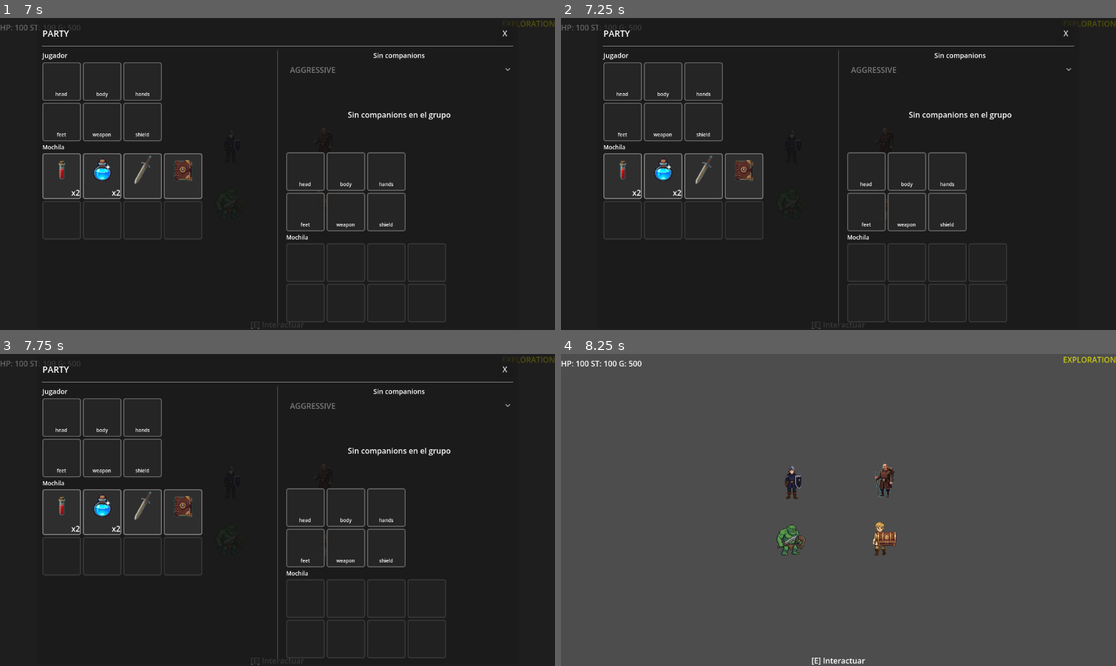
Above: before the commit, frames 1-4 (two rows, left to right).
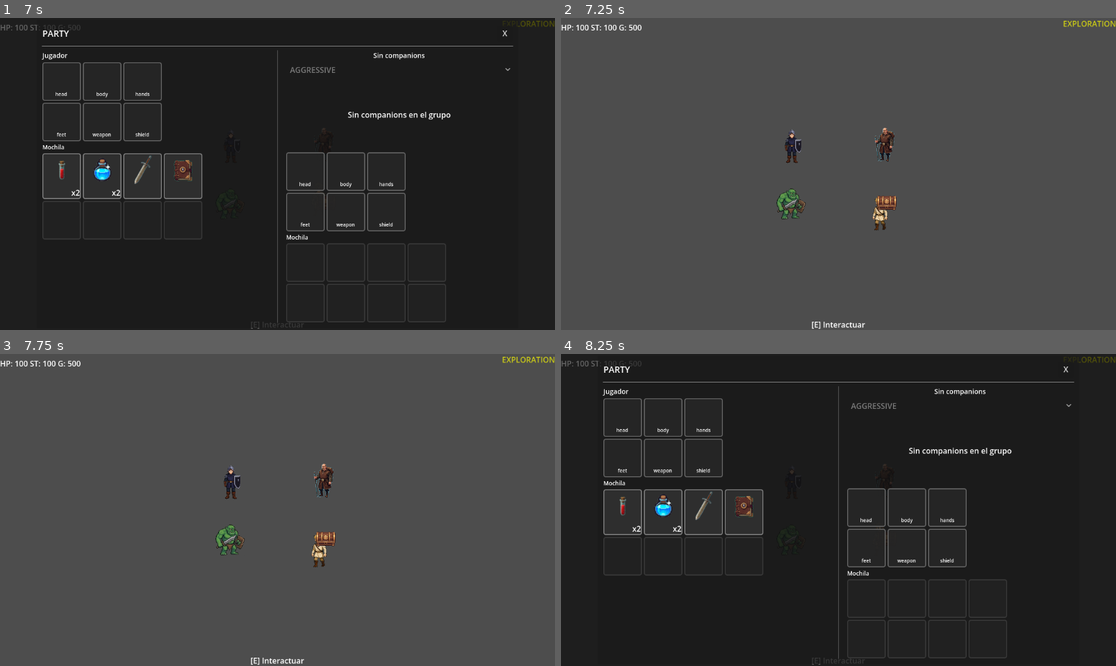
Above: after the commit, the same moments.

Repository: rodricaybara/athelia
Game: Godot game, scene res://scenes/exploration/exploration_test_bak.tscn
Same seed, same stepped clock (60 frames per second), same inputs: the game is played once before the commit and once after it. This scene is started directly instead of the project's main scene. The engine's default icon, where the game draws it, is replaced by a stand-in: a white triangle on a blue panel in a dark square.
Inputs (mouse positions are in pixels of both pictures, inside the frame that each line leads up to):
- Up to frame 1 (7 s): tap Enter (ui_accept) at 0.5, 0.77, 2, 4.25, 5, 5.27, 6.5 s; move the mouse to (399, 158) at 0.52 s; hold Right (ui_right) 0.53-1.25 s; hold P (open_party) 0.53-1.25 s; click (399, 158) at 0.67 s; drag from (166, 189) to (316, 174) at 1.27 s; move the mouse to (333, 105) at 2.02 s; hold Right (ui_right) 2.03-2.75 s; hold P (open_party) 2.03-2.75 s; tap R (defend) at 2.1 s; click (333, 105) at 2.17 s; click (61, 177) at 2.77 s; click "X" at 3.5 s; drag from (249, 236) to (327, 145) at 4.27 s; move the mouse to (444, 220) at 5.02 s; hold Left (ui_left) 5.03-5.75 s; hold E (interact) 5.03-5.75 s; click (444, 220) at 5.17 s; tap P (open_party) at 5.3 s; tap Escape (ui_cancel) at 5.65 s; drag from (111, 127) to (227, 145) at 5.77 s; move the mouse to (305, 174) at 6.52 s; hold Down (ui_down) from 6.53 s (still down); hold P (open_party) from 6.53 s (still down); tap 1 at 6.6 s; click (305, 174) at 6.67 s
- Up to frame 2 (7.25 s): keep holding Down (ui_down); keep holding P (open_party); tap H (open_skill_tree, bound only after the commit) at 7.15 s
- Up to frame 3 (7.75 s): release Down (ui_down) at 7.25 s; release P (open_party) at 7.25 s; drag from (194, 432) to (327, 538) at 7.27 s
- Up to frame 4 (8.25 s): tap Enter (ui_accept) at 8 s; move the mouse to (960, 494) at 8.02 s; hold Up (ui_up) from 8.03 s (still down); hold P (open_party) from 8.03 s (still down); tap 3 at 8.1 s; click (960, 494) at 8.17 s

Frame 1 is identical in both runs. In frame 2, 98% of the frame differs, in the area x 0-100%, y 0-100%; in frame 3, 98%; in frame 4, 98%.

Commit message:
Skill UI

Diff:
--- a/core/scene_orchestrator.gd
+++ b/core/scene_orchestrator.gd
@@ -32,6 +32,7 @@
 const OVERLAY_DIALOGUE  := "res://ui/dialogue/dialogue_panel.tscn"
 const OVERLAY_PARTY     := "res://ui/party/party_ui.tscn"
 const OVERLAY_GAME_OVER := "res://ui/gameover/game_over_ui.tscn"
+const OVERLAY_SKILL_TREE := "res://ui/skill_tree/skill_tree_screen.tscn"
 
 # ============================================
 # ESTADO INTERNO
@@ -243,6 +244,43 @@
 
 	print("[SceneOrchestrator] Party overlay shown")
 
+## Abre el árbol de habilidades como overlay dentro de EXPLORATION.
+## entity_id: personaje cuyas habilidades se muestran al abrir.
+##   Por defecto "player" — el ExplorationHUD puede pasar un companion_id.
+## Solo válido en estado EXPLORATION.
+func open_skill_tree(entity_id: String = "player") -> void:
+	var game_loop := get_node_or_null("/root/GameLoop") as GameLoopSystem
+	if not game_loop:
+		push_error("[SceneOrchestrator] GameLoop not found")
+		return
+
+	if game_loop.current_game_state != GameLoopSystem.GameState.EXPLORATION:
+		push_warning("[SceneOrchestrator] SkillTree blocked: state is %s, expected EXPLORATION" % \
+			GameLoopSystem.GameState.keys()[game_loop.current_game_state])
+		return
+
+	# Toggle: si ya está abierto, cerrar
+	if _current_overlay and is_instance_valid(_current_overlay):
+		_hide_current_overlay()
+		return
+
+	_show_overlay(OVERLAY_SKILL_TREE)
+
+	# SkillTreeScreen nace con visible=false — abrir explícitamente
+	# pasando la entidad inicial para que el ViewModel la seleccione.
+	if _current_overlay and _current_overlay.has_method("open"):
+		_current_overlay.open(entity_id)
+
+	print("[SceneOrchestrator] SkillTree overlay shown for entity: %s" % entity_id)
+
+## Cierra el árbol de habilidades si está abierto.
+## Llamado desde el botón de cierre de SkillTreeScreen vía EventBus
+## o directamente desde ExplorationHUD.
+func close_skill_tree() -> void:
+	if _current_overlay and is_instance_valid(_current_overlay) \
+			and _current_overlay is SkillTreeScreen:
+		_hide_current_overlay()
+
 # ============================================
 # GESTIÓN DE OVERLAYS
 # ============================================
--- a/data/skills/combat/melee/attack_heavy.tres
+++ b/data/skills/combat/melee/attack_heavy.tres
@@ -8,6 +8,7 @@
 name_key = "SKILL_ATTACK_HEAVY_NAME"
 description_key = "SKILL_ATTACK_HEAVY_DESC"
 mode = "COMBAT"
+subcategory = "MELEE"
 costs = {
 "stamina": 25.0
 }
@@ -20,11 +21,9 @@
 }]
 tags = Array[String](["attack", "melee", "heavy", "physical"])
 base_success_rate = 25
-stress_type = "PHYSICAL"
 attribute_weights = {
-"strength": 0.7,
-"dexterity": 0.3
+"dexterity": 0.3,
+"strength": 0.7
 }
 max_ticks_per_combat = 2
-prerequisites = Array[String](["skill.attack.light"])
 requires_unlock = true
--- a/data/skills/combat/melee/attack_light.tres
+++ b/data/skills/combat/melee/attack_light.tres
@@ -1,6 +1,6 @@
-[gd_resource type="Resource" script_class="SkillDefinition" load_steps=2 format=3]
+[gd_resource type="Resource" script_class="SkillDefinition" format=3 uid="uid://b8m6ujy2or3fn"]
 
-[ext_resource type="Script" path="res://core/skills/skill_definition.gd" id="1_skill_def"]
+[ext_resource type="Script" uid="uid://jr1m7twgsql0" path="res://core/skills/skill_definition.gd" id="1_skill_def"]
 
 [resource]
 script = ExtResource("1_skill_def")
@@ -8,21 +8,19 @@
 name_key = "SKILL_ATTACK_LIGHT_NAME"
 description_key = "SKILL_ATTACK_LIGHT_DESC"
 mode = "COMBAT"
-category = "PHYSICAL"
+subcategory = "MELEE"
 costs = {
 "stamina": 10.0
 }
 base_cooldown = 1.5
 target_type = "SINGLE_ENEMY"
-range_type = "MELEE"
 effects = [{
+"duration": 0.4,
 "type": "DAMAGE",
-"value": 1.2,
-"duration": 0.4
+"value": 1.2
 }]
-tags = ["attack", "melee", "basic", "physical"]
+tags = Array[String](["attack", "melee", "basic", "physical"])
 base_success_rate = 40
-stress_type = "PHYSICAL"
 attribute_weights = {
 "dexterity": 0.6,
 "strength": 0.4
--- a/data/skills/combat/melee/attack_ranged.tres
+++ b/data/skills/combat/melee/attack_ranged.tres
@@ -8,6 +8,7 @@
 name_key = "SKILL_ATTACK_RANGED_NAME"
 description_key = "SKILL_ATTACK_RANGED_DESC"
 mode = "COMBAT"
+subcategory = "RANGED"
 costs = {
 "stamina": 12.0
 }
--- a/data/skills/combat/melee/attack_sweep.tres
+++ b/data/skills/combat/melee/attack_sweep.tres
@@ -8,27 +8,23 @@
 name_key = "SKILL_ATTACK_SWEEP_NAME"
 description_key = "SKILL_ATTACK_SWEEP_DESC"
 mode = "COMBAT"
-category = "PHYSICAL"
+subcategory = "MELEE"
 costs = {
 "stamina": 20.0
 }
 base_cooldown = 2.5
 target_type = "MULTI_ENEMY"
-range_type = "MELEE"
 effects = [{
+"base_damage_attribute": "melee_damage",
+"duration": 0.5,
+"max_targets": 2,
 "type": "DAMAGE",
-"value": 0.9,
-"base_damage_attribute": "melee_damage",
-"max_targets": 2,
-"duration": 0.5
+"value": 0.9
 }]
 tags = Array[String](["attack", "melee", "sweep", "physical", "multi"])
 base_success_rate = 30
-stress_type = "PHYSICAL"
 attribute_weights = {
-"strength": 0.6,
-"dexterity": 0.4
+"dexterity": 0.4,
+"strength": 0.6
 }
 max_ticks_per_combat = 2
-prerequisites = Array[String](["skill.attack.light"])
-requires_unlock = false
--- a/data/skills/combat/melee/dodge.tres
+++ b/data/skills/combat/melee/dodge.tres
@@ -9,6 +9,7 @@
 description_key = "SKILL_DODGE_DESC"
 mode = "COMBAT"
 category = "UTILITY"
+subcategory = "EXPLORATION"
 costs = {
 "stamina": 15.0
 }
--- a/data/skills/combat/melee/throw_rock.tres
+++ b/data/skills/combat/melee/throw_rock.tres
@@ -8,7 +8,7 @@
 name_key = "SKILL_THROW_ROCK_NAME"
 description_key = "SKILL_THROW_ROCK_DESC"
 mode = "COMBAT"
-category = "PHYSICAL"
+subcategory = "RANGED"
 costs = {
 "stamina": 18.0
 }
@@ -16,17 +16,15 @@
 target_type = "AREA"
 range_type = "SHORT"
 effects = [{
+"base_damage_attribute": "ranged_damage",
+"duration": 0.4,
 "type": "DAMAGE",
-"value": 0.7,
-"base_damage_attribute": "ranged_damage",
-"duration": 0.4
+"value": 0.7
 }]
 tags = Array[String](["attack", "ranged", "area", "physical", "improvised"])
 base_success_rate = 35
-stress_type = "PHYSICAL"
 attribute_weights = {
-"strength": 0.5,
-"dexterity": 0.5
+"dexterity": 0.5,
+"strength": 0.5
 }
 max_ticks_per_combat = 2
-requires_unlock = false
--- a/data/skills/combat/ranged/fireball.tres
+++ b/data/skills/combat/ranged/fireball.tres
@@ -1,6 +1,6 @@
-[gd_resource type="Resource" script_class="SkillDefinition" load_steps=2 format=3]
+[gd_resource type="Resource" script_class="SkillDefinition" format=3 uid="uid://mepnxk3adgu0"]
 
-[ext_resource type="Script" path="res://core/skills/skill_definition.gd" id="1_skill_def"]
+[ext_resource type="Script" uid="uid://jr1m7twgsql0" path="res://core/skills/skill_definition.gd" id="1_skill_def"]
 
 [resource]
 script = ExtResource("1_skill_def")
@@ -9,16 +9,17 @@
 description_key = "SKILL_FIREBALL_DESC"
 mode = "COMBAT"
 category = "MAGIC"
+subcategory = "RANGED"
 costs = {
-"stamina": 15.0,
-"focus": 10.0
+"focus": 10.0,
+"stamina": 15.0
 }
 base_cooldown = 2.0
 target_type = "SINGLE_ENEMY"
 range_type = "LONG"
 effects = [{
+"duration": 0.5,
 "type": "DAMAGE",
-"value": 1.5,
-"duration": 0.5
+"value": 1.5
 }]
-tags = ["magic", "ranged", "fire", "elemental"]
+tags = Array[String](["magic", "ranged", "fire", "elemental"])
--- a/data/skills/exploration/brute_force.tres
+++ b/data/skills/exploration/brute_force.tres
@@ -1,27 +1,19 @@
-[gd_resource type="Resource" script_class="SkillDefinition" format=3 uid="uid://spike_brute_force_001"]
+[gd_resource type="Resource" script_class="SkillDefinition" format=3 uid="uid://rm1gsp14e7r0"]
 
 [ext_resource type="Script" uid="uid://jr1m7twgsql0" path="res://core/skills/skill_definition.gd" id="1_skill_def"]
 
 [resource]
-script              = ExtResource("1_skill_def")
-id                  = "skill.exploration.brute_force"
-name_key            = "SKILL_BRUTE_FORCE_NAME"
-description_key     = "SKILL_BRUTE_FORCE_DESC"
-mode                = "EXPLORATION"
-category            = "PHYSICAL"
-costs               = {
+script = ExtResource("1_skill_def")
+id = "skill.exploration.brute_force"
+name_key = "SKILL_BRUTE_FORCE_NAME"
+description_key = "SKILL_BRUTE_FORCE_DESC"
+subcategory = "EXPLORATION"
+costs = {
 "stamina": 10.0
 }
-base_cooldown       = 0.0
-target_type         = "SELF"
-effects             = []
-tags                = Array[String](["exploration", "strength", "brute_force"])
-base_success_rate   = 45
-stress_type         = "PHYSICAL"
-attribute_weights   = {
-"strength": 0.8,
-"constitution": 0.2
+tags = Array[String](["exploration", "strength", "brute_force"])
+base_success_rate = 45
+attribute_weights = {
+"constitution": 0.2,
+"strength": 0.8
 }
-difficulty          = 1.0
-max_ticks_per_combat = 0
-requires_unlock     = false
--- a/data/skills/exploration/dash.tres
+++ b/data/skills/exploration/dash.tres
@@ -7,6 +7,7 @@
 id = "dash"
 name_key = "SKILL_DASH_NAME"
 description_key = "SKILL_DASH_DESC"
+subcategory = "EXPLORATION"
 costs = {
 "stamina": 25.0
 }
--- a/data/skills/exploration/lockpick.tres
+++ b/data/skills/exploration/lockpick.tres
@@ -7,21 +7,13 @@
 id = "skill.exploration.lockpick"
 name_key = "SKILL_LOCKPICK_NAME"
 description_key = "SKILL_LOCKPICK_DESC"
-mode = "EXPLORATION"
-category = "PHYSICAL"
+subcategory = "EXPLORATION"
 costs = {
 "stamina": 5.0
 }
-base_cooldown = 0.0
-target_type = "SELF"
-effects = []
 tags = Array[String](["exploration", "thievery", "lockpick"])
 base_success_rate = 35
-stress_type = "PHYSICAL"
 attribute_weights = {
 "dexterity": 0.7,
 "intelligence": 0.3
 }
-difficulty = 1.0
-max_ticks_per_combat = 0
-requires_unlock = false
--- a/data/skills/exploration/perception.tres
+++ b/data/skills/exploration/perception.tres
@@ -7,21 +7,15 @@
 id = "skill.exploration.perception"
 name_key = "SKILL_PERCEPTION_NAME"
 description_key = "SKILL_PERCEPTION_DESC"
-mode = "EXPLORATION"
 category = "MENTAL"
+subcategory = "EXPLORATION"
 costs = {
 "stamina": 0.0
 }
-base_cooldown = 0.0
-target_type = "SELF"
-effects = []
 tags = Array[String](["exploration", "perception", "awareness"])
 base_success_rate = 40
 stress_type = "MENTAL"
 attribute_weights = {
-"wisdom": 0.6,
-"intelligence": 0.4
+"intelligence": 0.4,
+"wisdom": 0.6
 }
-difficulty = 1.0
-max_ticks_per_combat = 0
-requires_unlock = false
--- a/data/skills/exploration/sprint.tres
+++ b/data/skills/exploration/sprint.tres
@@ -1,23 +1,21 @@
-[gd_resource type="Resource" script_class="SkillDefinition" load_steps=2 format=3]
+[gd_resource type="Resource" script_class="SkillDefinition" format=3 uid="uid://cvff2clmx4ao3"]
 
-[ext_resource type="Script" path="res://core/skills/skill_definition.gd" id="1_skill_def"]
+[ext_resource type="Script" uid="uid://jr1m7twgsql0" path="res://core/skills/skill_definition.gd" id="1_skill_def"]
 
 [resource]
 script = ExtResource("1_skill_def")
 id = "skill.exploration.sprint"
 name_key = "SKILL_SPRINT_NAME"
 description_key = "SKILL_SPRINT_DESC"
-mode = "EXPLORATION"
 category = "UTILITY"
+subcategory = "EXPLORATION"
 costs = {
 "stamina": 5.0
 }
 base_cooldown = 0.5
-target_type = "SELF"
-range_type = "MELEE"
 effects = [{
+"duration": 2.0,
 "type": "SPEED_BOOST",
-"value": 1.5,
-"duration": 2.0
+"value": 1.5
 }]
-tags = ["movement", "utility", "exploration"]
+tags = Array[String](["movement", "utility", "exploration"])
--- a/project.godot
+++ b/project.godot
@@ -119,6 +119,11 @@
 "events": [Object(InputEventKey,"resource_local_to_scene":false,"resource_name":"","device":0,"window_id":0,"alt_presse …(189 unchanged characters)…
 ]
 }
+open_skill_tree={
+"deadzone": 0.2,
+"events": [Object(InputEventKey,"resource_local_to_scene":false,"resource_name":"","device":0,"window_id":0,"alt_pressed":false,"shift_pressed":false,"ctrl_pressed":false,"meta_pressed":false,"pressed":false,"keycode":0,"physical_keycode":72,"key_label":0,"unicode":0,"location":0,"echo":false,"script":null)
+]
+}
 
 [internationalization]
 
--- a/scenes/exploration/exploration_hud.gd
+++ b/scenes/exploration/exploration_hud.gd
@@ -35,6 +35,12 @@
 		interact_prompt.text = "[E] Interactuar"
 		interact_prompt.visible = true
 
+func _unhandled_input(event: InputEvent) -> void:
+	if event.is_action_pressed("open_skill_tree"):
+		var orchestrator := get_node_or_null("/root/SceneOrchestrator")
+		if orchestrator:
+			orchestrator.open_skill_tree("player")
+		get_viewport().set_input_as_handled()
 
 func hide_interact_prompt() -> void:
 	if interact_prompt:
--- a/ui/design_system/tokens/ui_tokens.gd
+++ b/ui/design_system/tokens/ui_tokens.gd
@@ -209,6 +209,57 @@
 const ANIM_DURATION_NORMAL := 0.15
 const ANIM_DURATION_SLOW   := 0.25
 
+# ============================================
+# FONDOS — capas de profundidad
+# ============================================
+const BG_VOID     := Color("#111009")  ## Fondo más profundo — detrás de todo
+const BG_BASE     := Color("#1A1816")  ## Fondo de pantalla base
+const BG_PANEL    := Color("#2E2A26")  ## Fondo de paneles (header, detail)
+const BG_SURFACE  := Color("#252118")  ## Fondo de tarjetas de skill
+const BG_RAISED   := Color("#3A3428")  ## Fondo de elementos elevados (btn activo)
+const BG_SELECTED := Color("#332C24")  ## Fondo de skill seleccionada
+
+# ============================================
+# BORDES — jerarquía de énfasis
+# ============================================
+const BORDER_SUBTLE  := Color("#2A2620")  ## Separadores muy sutiles
+const BORDER_DEFAULT := Color("#3D3830")  ## Borde por defecto de tarjetas
+const BORDER_PANEL   := Color("#5C4E38")  ## Borde de paneles principales
+const BORDER_ACCENT  := Color("#8A7050")  ## Borde de elementos activos/seleccionados
+const BORDER_GOLD    := Color("#D4C49A")  ## Borde decorativo (usar con moderación)
+
+# ============================================
+# TEXTO
+# ============================================
+const TEXT_PRIMARY   := Color("#E0D8C3")  ## Texto principal
+const TEXT_SECONDARY := Color("#B8A98A")  ## Texto secundario
+const TEXT_MUTED     := Color("#9A8E78")  ## Texto apagado (labels, hints)
+const TEXT_GOLD      := Color("#D4C49A")  ## Porcentaje en panel lateral — usar solo ahí
+
+# ============================================
+# ACENTOS SEMÁNTICOS
+# ============================================
+const ACCENT_GREEN     := Color("#6A9A4A")  ## Mejorable ahora
+const ACCENT_GREEN_BG  := Color("#1A2E14")  ## Fondo badge mejorable
+const ACCENT_GREEN_B   := Color("#5A7A3A")  ## Borde mejorable
+
+const ACCENT_AMBER     := Color("#C0A040")  ## Sugerencia IA
+const ACCENT_AMBER_BG  := Color("#2E2010")  ## Fondo badge IA
+const ACCENT_AMBER_B   := Color("#7A6020")  ## Borde sugerencia IA
+
+const ACCENT_DANGER    := Color("#C07060")  ## Error, prereq no cumplido
+const ACCENT_DANGER_BG := Color("#2E1010")  ## Fondo badge error
+const ACCENT_DANGER_B  := Color("#7A3A2A")  ## Borde error
+
+const ACCENT_INFO      := Color("#6A90C0")  ## Información neutral
+const ACCENT_INFO_BG   := Color("#1A2030")  ## Fondo badge info
+
+# ============================================
+# RADIOS DE ESQUINA
+# ============================================
+const RADIUS_CARD  : int = 4   ## Tarjetas de skill, badges
+const RADIUS_PANEL : int = 6   ## Paneles y overlays
+## Sin border-radius > 8px — piedra y madera no son suaves.
 
 # ============================================================
 # UTILIDADES
--- a/ui/skill_tree/skill_tree_screen.gd
+++ b/ui/skill_tree/skill_tree_screen.gd
@@ -92,6 +92,10 @@
 	_mode_toggle_btn.pressed.connect(func(): _vm.request_toggle_comparison_mode())
 	_train_btn.pressed.connect(_on_train_pressed)
 
+	# Aplicar estilos de fondo por código — los VBoxContainer/HBoxContainer
+	# no tienen panel por defecto, hay que asignarlo via theme_override.
+	_apply_panel_styles()
+
 
 # ============================================
 # API PÚBLICA — llamada desde SceneOrchestrator
@@ -669,3 +673,65 @@
 	s.color = Color("#2A2620")
 	s.thickness = 1
 	return s
+
+func _apply_panel_styles() -> void:
+	# Header — fondo bg-panel con borde inferior
+	var header_node: HBoxContainer = %Header
+	if header_node:
+		var header_style := StyleBoxFlat.new()
+		header_style.bg_color = Color("#2E2A26")
+		header_style.border_color = Color("#5C4E38")
+		header_style.border_width_bottom = 1
+		header_style.set_content_margin_all(0)
+		# HBoxContainer no acepta "panel" — usar draw_bg via un ColorRect hijo
+		# ya existe Background en Root, así que solo necesitamos el borde inferior.
+		# Lo resolvemos con un separador visual explícito bajo el Header.
+		# (Ver nota abajo)
+
+	# DetailPanel — fondo bg-panel con borde izquierdo
+	var detail: VBoxContainer = %DetailPanel
+	if detail:
+		# VBoxContainer tampoco acepta StyleBox directamente.
+		# Solución: insertar un ColorRect como fondo del DetailPanel.
+		var bg := ColorRect.new()
+		bg.color = Color("#2E2A26")
+		bg.set_anchors_preset(Control.PRESET_FULL_RECT)
+		bg.mouse_filter = Control.MOUSE_FILTER_IGNORE
+		bg.z_index = -1
+		# Añadir como primer hijo para que quede detrás del contenido
+		detail.add_child(bg)
+		detail.move_child(bg, 0)
+
+		# Borde izquierdo — línea vertical como separador
+		var border := ColorRect.new()
+		border.color = Color("#5C4E38")
+		border.custom_minimum_size = Vector2(1, 0)
+		border.set_anchor_and_offset(SIDE_LEFT, 0, 0)
+		border.set_anchor_and_offset(SIDE_RIGHT, 0, 1)
+		border.set_anchor_and_offset(SIDE_TOP, 0, 0)
+		border.set_anchor_and_offset(SIDE_BOTTOM, 1, 0)
+		border.mouse_filter = Control.MOUSE_FILTER_IGNORE
+		detail.add_child(border)
+		detail.move_child(border, 0)
+
+	# TabBar — fondo bg-panel con borde inferior
+	var tab_bar: HBoxContainer = %TabBar
+	if tab_bar:
+		var tab_bg := ColorRect.new()
+		tab_bg.color = Color("#2E2A26")
+		tab_bg.set_anchors_preset(Control.PRESET_FULL_RECT)
+		tab_bg.mouse_filter = Control.MOUSE_FILTER_IGNORE
+		tab_bg.z_index = -1
+		tab_bar.add_child(tab_bg)
+		tab_bar.move_child(tab_bg, 0)
+
+	# FilterBar — fondo bg-surface
+	var filter_bar_node: HBoxContainer = %FilterBar
+	if filter_bar_node:
+		var filter_bg := ColorRect.new()
+		filter_bg.color = Color("#252118")
+		filter_bg.set_anchors_preset(Control.PRESET_FULL_RECT)
+		filter_bg.mouse_filter = Control.MOUSE_FILTER_IGNORE
+		filter_bg.z_index = -1
+		filter_bar_node.add_child(filter_bg)
+		filter_bar_node.move_child(filter_bg, 0)
--- /dev/null
+++ b/ui/skill_tree/skill_tree_screen.tscn
@@ -0,0 +1,144 @@
+[gd_scene format=3 uid="uid://bcswhf3gf8iqy"]
+
+[ext_resource type="Script" uid="uid://cf7hf6bc03qja" path="res://ui/skill_tree/skill_tree_screen.gd" id="1_ylg0i"]
+
+[node name="SkillTreeScreen" type="CanvasLayer" unique_id=1967908731]
+layer = 10
+script = ExtResource("1_ylg0i")
+
+[node name="Root" type="Control" parent="." unique_id=949347456]
+layout_mode = 3
+anchors_preset = 15
+anchor_right = 1.0
+anchor_bottom = 1.0
+grow_horizontal = 2
+grow_vertical = 2
+
+[node name="Background" type="ColorRect" parent="Root" unique_id=1509840428]
+layout_mode = 1
+anchors_preset = 15
+anchor_right = 1.0
+anchor_bottom = 1.0
+grow_horizontal = 2
+grow_vertical = 2
+color = Color(0.101960786, 0.09411765, 0.08627451, 1)
+
+[node name="MainLayout" type="VBoxContainer" parent="Root" unique_id=111033991]
+layout_mode = 1
+anchors_preset = 15
+anchor_right = 1.0
+anchor_bottom = 1.0
+grow_horizontal = 2
+grow_vertical = 2
+theme_override_constants/separation = 0
+
+[node name="Header" type="HBoxContainer" parent="Root/MainLayout" unique_id=661837675]
+unique_name_in_owner = true
+custom_minimum_size = Vector2(0, 40)
+layout_mode = 2
+theme_override_constants/separation = 10
+
+[node name="EntitySelector" type="HBoxContainer" parent="Root/MainLayout/Header" unique_id=159988554]
+unique_name_in_owner = true
+layout_mode = 2
+theme_override_constants/separation = 5
+
+[node name="ModeToggleBtn" type="Button" parent="Root/MainLayout/Header" unique_id=969179661]
+unique_name_in_owner = true
+layout_mode = 2
+
+[node name="TabBar" type="HBoxContainer" parent="Root/MainLayout" unique_id=130099461]
+unique_name_in_owner = true
+custom_minimum_size = Vector2(0, 34)
+layout_mode = 2
+
+[node name="FilterBar" type="HBoxContainer" parent="Root/MainLayout" unique_id=1952668835]
+unique_name_in_owner = true
+custom_minimum_size = Vector2(0, 28)
+layout_mode = 2
+
+[node name="MainContainer" type="HBoxContainer" parent="Root/MainLayout" unique_id=1119387084]
+unique_name_in_owner = true
+layout_mode = 2
+size_flags_vertical = 3
+theme_override_constants/separation = 0
+
+[node name="SkillArea" type="ScrollContainer" parent="Root/MainLayout/MainContainer" unique_id=981629281]
+unique_name_in_owner = true
+layout_mode = 2
+size_flags_horizontal = 3
+
+[node name="SkillGrid" type="VBoxContainer" parent="Root/MainLayout/MainContainer/SkillArea" unique_id=413021752]
+unique_name_in_owner = true
+layout_mode = 2
+size_flags_horizontal = 3
+theme_override_constants/separation = 8
+
+[node name="DetailPanel" type="VBoxContainer" parent="Root/MainLayout/MainContainer" unique_id=1405344895]
+unique_name_in_owner = true
+custom_minimum_size = Vector2(200, 0)
+layout_mode = 2
+theme_override_constants/separation = 10
+
+[node name="DetailName" type="Label" parent="Root/MainLayout/MainContainer/DetailPanel" unique_id=1099011442]
+unique_name_in_owner = true
+layout_mode = 2
+
+[node name="DetailPct" type="Label" parent="Root/MainLayout/MainContainer/DetailPanel" unique_id=1032382800]
+unique_name_in_owner = true
+layout_mode = 2
+theme_override_colors/font_color = Color(0.83137256, 0.76862746, 0.6039216, 1)
+theme_override_font_sizes/font_size = 28
+
+[node name="ReqsHeader" type="Label" parent="Root/MainLayout/MainContainer/DetailPanel" unique_id=1476885752]
+unique_name_in_owner = true
+layout_mode = 2
+text = "SKILL_TREE_SECTION_REQS"
+
+[node name="ReqsList" type="VBoxContainer" parent="Root/MainLayout/MainContainer/DetailPanel" unique_id=410149155]
+unique_name_in_owner = true
+layout_mode = 2
+
+[node name="LastTrainHeader" type="Label" parent="Root/MainLayout/MainContainer/DetailPanel" unique_id=901725997]
+unique_name_in_owner = true
+layout_mode = 2
+text = "SKILL_TREE_SECTION_LAST_TRAIN"
+
+[node name="LastTrainLabel" type="Label" parent="Root/MainLayout/MainContainer/DetailPanel" unique_id=166520828]
+unique_name_in_owner = true
+layout_mode = 2
+
+[node name="CostSection" type="VBoxContainer" parent="Root/MainLayout/MainContainer/DetailPanel" unique_id=2050128642]
+unique_name_in_owner = true
+visible = false
+layout_mode = 2
+
+[node name="CostHeader" type="Label" parent="Root/MainLayout/MainContainer/DetailPanel/CostSection" unique_id=2086701531]
+layout_mode = 2
+text = "SKILL_TREE_SECTION_COST"
+
+[node name="CostList" type="VBoxContainer" parent="Root/MainLayout/MainContainer/DetailPanel/CostSection" unique_id=885756533]
+unique_name_in_owner = true
+layout_mode = 2
+
+[node name="FeedbackLabel" type="Label" parent="Root/MainLayout/MainContainer/DetailPanel" unique_id=970852461]
+unique_name_in_owner = true
+visible = false
+layout_mode = 2
+
+[node name="TrainBtn" type="Button" parent="Root/MainLayout/MainContainer/DetailPanel" unique_id=1560330792]
+unique_name_in_owner = true
+layout_mode = 2
+size_flags_vertical = 8
+
+[node name="ComparisonContainer" type="ScrollContainer" parent="Root/MainLayout" unique_id=91229978]
+unique_name_in_owner = true
+visible = false
+layout_mode = 2
+size_flags_vertical = 3
+
+[node name="ComparisonGrid" type="GridContainer" parent="Root/MainLayout/ComparisonContainer" unique_id=1594542434]
+unique_name_in_owner = true
+layout_mode = 2
+theme_override_constants/h_separation = 8
+theme_override_constants/v_separation = 8
Not shown: 1 places in data/skills/combat/melee/attack_sweep.tres that only renumber resources
Not shown: 1 places in data/skills/combat/melee/throw_rock.tres that only renumber resources
Not shown: 1 places in data/skills/exploration/dash.tres that only renumber resources
Not shown: 1 places in data/skills/exploration/lockpick.tres that only renumber resources
Not shown: 1 places in data/skills/exploration/perception.tres that only renumber resources
